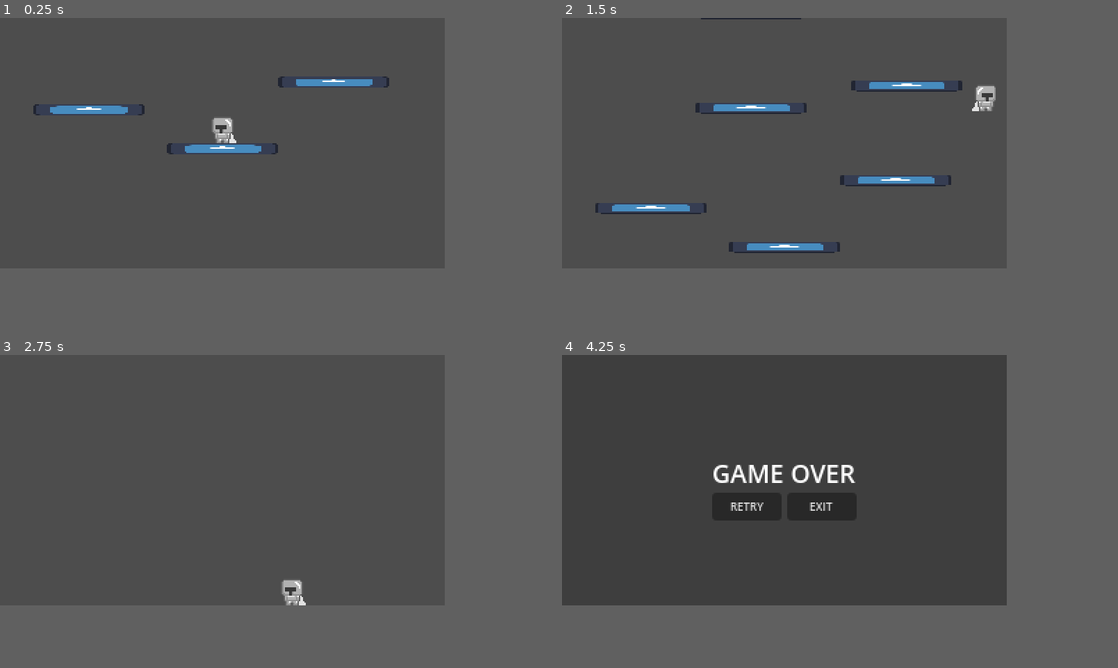
Above: before the commit, frames 1-4 (two rows, left to right).
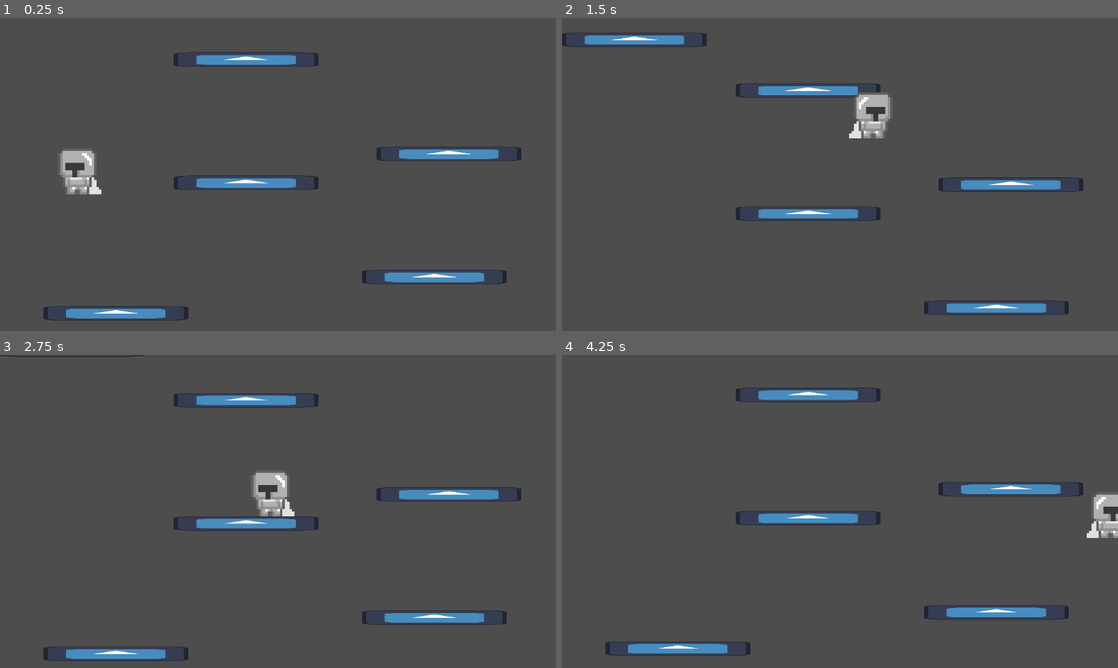
Above: after the commit, the same moments.

Repository: AdamRFaqih/ASE-Lab-GDC-Group-2-Intern-Project
Game: Godot game, scene res://scenes/TestLevel2.tscn
Two runs of this game, one before a commit and one after it. Both use one fixed random seed, a clock stepped at 60 frames per second and the inputs below. This scene is started directly instead of the project's main scene. The engine's default icon, where the game draws it, is replaced by a stand-in: a white triangle on a blue panel in a dark square.
Inputs:
- Up to frame 1 (0.25 s): no input
- Up to frame 2 (1.5 s): tap Enter (ui_accept) at 0.5, 0.6, 0.77, 1.07, 1.35 s; hold Right (ui_right) from 0.53 s (still down)
- Up to frame 3 (2.75 s): tap Enter (ui_accept) at 1.52, 1.82, 2.1 s; release Right (ui_right) at 2.03 s; hold Left (ui_left) from 2.03 s (still down)
- Up to frame 4 (4.25 s): release Left (ui_left) at 2.78 s; hold Right (ui_right) from 2.78 s (still down); tap Enter (ui_accept) at 2.85, 3.02, 3.32, 3.6, 3.77, 4.07 s
The window is 640x360 before the commit and 800x450 after it. Grey fills any space a smaller window leaves; there, only what the larger window draws over its background counts as a difference.

The runs differ from the first frame. In frame 1, 5.8% of the frame differs, in the area x 6-94%, y 10-97%; in frame 2, 6.6%, in the area x 0-94%, y 0-95%; in frame 3, 4.7%; in frame 4, 6.4%.

Commit message:
(ICT-29) Merged into ICT-27

Diff:
--- a/project.godot
+++ b/project.godot
@@ -25,10 +25,6 @@
 
 [display]
 
-window/size/viewport_width=320
-window/size/viewport_height=180
-window/size/window_width_override=1280
-window/size/window_height_override=720
 window/stretch/mode="viewport"
 
 [rendering]
--- a/scenes/Player.tscn
+++ b/scenes/Player.tscn
@@ -7,6 +7,7 @@
 size = Vector2(10, 19)
 
 [node name="TestPlayer" type="CharacterBody2D"]
+scale = Vector2(5, 5)
 script = ExtResource("1_ot1i5")
 
 [node name="Sprite2D" type="Sprite2D" parent="."]
--- a/scenes/TestLevel2.tscn
+++ b/scenes/TestLevel2.tscn
@@ -1,8 +1,9 @@
-[gd_scene load_steps=8 format=3 uid="uid://cyfklhg0l7pai"]
+[gd_scene load_steps=9 format=3 uid="uid://cyfklhg0l7pai"]
 
 [ext_resource type="Texture2D" uid="uid://c50ffyj31weia" path="res://icon.svg" id="1_b7ynh"]
 [ext_resource type="PackedScene" uid="uid://cph5ac4iotpv7" path="res://scenes/Player.tscn" id="2_m5sco"]
 [ext_resource type="Script" path="res://scripts/UI.gd" id="3_54h1n"]
+[ext_resource type="Script" path="res://scenes/player.gd" id="3_i4dny"]
 
 [sub_resource type="RectangleShape2D" id="RectangleShape2D_mxmpt"]
 size = Vector2(80, 8)
@@ -14,7 +15,7 @@
 normal = Vector2(-1, 0)
 
 [sub_resource type="LabelSettings" id="LabelSettings_2crdh"]
-font_size = 18
+font_size = 72
 
 [node name="Node" type="Node"]
 
@@ -22,6 +23,7 @@
 process_mode = 1
 
 [node name="Platforms" type="Node2D" parent="TestLevel2"]
+scale = Vector2(3.75, 3.75)
 
 [node name="StaticBody2D" type="StaticBody2D" parent="TestLevel2/Platforms"]
 position = Vector2(160, 156)
@@ -252,17 +254,18 @@
 shape = SubResource("WorldBoundaryShape2D_gopb6")
 
 [node name="StaticBody2D3" type="StaticBody2D" parent="TestLevel2/Borders"]
-position = Vector2(320, 180)
+position = Vector2(1152, 179)
 
 [node name="CollisionShape2D" type="CollisionShape2D" parent="TestLevel2/Borders/StaticBody2D3"]
 shape = SubResource("WorldBoundaryShape2D_x82c7")
 
 [node name="TestPlayer" parent="TestLevel2" instance=ExtResource("2_m5sco")]
 position = Vector2(160, 152)
+script = ExtResource("3_i4dny")
 
 [node name="Camera2D" type="Camera2D" parent="TestLevel2/TestPlayer"]
 limit_left = 0
-limit_right = 320
+limit_right = 1152
 position_smoothing_enabled = true
 position_smoothing_speed = 8.0
 
@@ -285,51 +288,48 @@
 grow_vertical = 2
 color = Color(0, 0, 0, 0.196078)
 
-[node name="HBoxContainer" type="HBoxContainer" parent="UI/CanvasLayer/GameOverScreen"]
-layout_mode = 1
-anchors_preset = -1
-anchor_left = 0.505
-anchor_top = 0.661
-anchor_right = 0.505
-anchor_bottom = 0.661
-offset_left = -41.6
-offset_top = -19.98
-offset_right = 38.4
-offset_bottom = 0.0199966
-grow_horizontal = 2
-grow_vertical = 2
-
-[node name="RetryButton" type="Button" parent="UI/CanvasLayer/GameOverScreen/HBoxContainer"]
-custom_minimum_size = Vector2(50, 0)
-layout_mode = 2
-size_flags_horizontal = 3
-theme_override_font_sizes/font_size = 8
-text = "RETRY"
-
-[node name="ExitButton" type="Button" parent="UI/CanvasLayer/GameOverScreen/HBoxContainer"]
-custom_minimum_size = Vector2(50, 0)
-layout_mode = 2
-size_flags_horizontal = 3
-theme_override_font_sizes/font_size = 8
-text = "EXIT"
-
-[node name="Label" type="Label" parent="UI/CanvasLayer/GameOverScreen"]
+[node name="VBoxContainer" type="VBoxContainer" parent="UI/CanvasLayer/GameOverScreen"]
 layout_mode = 1
 anchors_preset = 8
 anchor_left = 0.5
 anchor_top = 0.5
 anchor_right = 0.5
 anchor_bottom = 0.5
-offset_left = -56.0
-offset_top = -18.0
-offset_right = 56.0
-offset_bottom = 8.0
+offset_left = -52.0
+offset_top = -26.5
+offset_right = 52.0
+offset_bottom = 26.5
 grow_horizontal = 2
 grow_vertical = 2
+
+[node name="Label" type="Label" parent="UI/CanvasLayer/GameOverScreen/VBoxContainer"]
+layout_mode = 2
 text = "GAME OVER"
 label_settings = SubResource("LabelSettings_2crdh")
 horizontal_alignment = 1
 
+[node name="HBoxContainer" type="HBoxContainer" parent="UI/CanvasLayer/GameOverScreen/VBoxContainer"]
+layout_mode = 2
+
+[node name="RetryButton" type="Button" parent="UI/CanvasLayer/GameOverScreen/VBoxContainer/HBoxContainer"]
+custom_minimum_size = Vector2(50, 0)
+layout_mode = 2
+size_flags_horizontal = 3
+theme_override_font_sizes/font_size = 30
+text = "RETRY"
+
+[node name="ColorRect" type="ColorRect" parent="UI/CanvasLayer/GameOverScreen/VBoxContainer/HBoxContainer"]
+custom_minimum_size = Vector2(30, 0)
+layout_mode = 2
+color = Color(1, 1, 1, 0)
+
+[node name="ExitButton" type="Button" parent="UI/CanvasLayer/GameOverScreen/VBoxContainer/HBoxContainer"]
+custom_minimum_size = Vector2(50, 0)
+layout_mode = 2
+size_flags_horizontal = 3
+theme_override_font_sizes/font_size = 30
+text = "EXIT"
+
 [connection signal="die" from="TestLevel2/TestPlayer" to="UI" method="_on_test_player_die"]
-[connection signal="pressed" from="UI/CanvasLayer/GameOverScreen/HBoxContainer/RetryButton" to="UI" method="_on_retry_button_pressed"]
-[connection signal="pressed" from="UI/CanvasLayer/GameOverScreen/HBoxContainer/ExitButton" to="UI" method="_on_exit_button_pressed"]
+[connection signal="pressed" from="UI/CanvasLayer/GameOverScreen/VBoxContainer/HBoxContainer/RetryButton" to="UI" method="_on_retry_button_pressed"]
+[connection signal="pressed" from="UI/CanvasLayer/GameOverScreen/VBoxContainer/HBoxContainer/ExitButton" to="UI" method="_on_exit_button_pressed"]
--- /dev/null
+++ b/scenes/player.gd
@@ -0,0 +1,43 @@
+extends CharacterBody2D
+
+signal die
+
+@onready var sprite_2d = $Sprite2D
+@onready var timer = $Timer
+
+const SPEED = 500.0
+const JUMP_VELOCITY = -1200.0
+
+# Get the gravity from the project settings to be synced with RigidBody nodes.
+var gravity = ProjectSettings.get_setting("physics/2d/default_gravity")
+
+
+func _physics_process(delta):
+	# Add the gravity.
+	if not is_on_floor():
+		velocity.y += gravity * delta * 2.5
+
+	# Handle Jump.
+	if Input.is_action_just_pressed("ui_accept") and is_on_floor():
+		velocity.y = JUMP_VELOCITY
+
+	# Get the input direction and handle the movement/deceleration.
+	# As good practice, you should replace UI actions with custom gameplay actions.
+	var direction = Input.get_axis("ui_left", "ui_right")
+	if direction:
+		velocity.x = direction * SPEED
+	else:
+		velocity.x = move_toward(velocity.x, 0, SPEED)
+
+	animation(direction)
+
+	move_and_slide()
+
+func animation(direction):
+	if not direction: pass
+	else: sprite_2d.flip_h = direction > 0
+
+func _on_visible_on_screen_notifier_2d_screen_exited():
+	timer.start()
+	await timer.timeout
+	die.emit()
--- a/scripts/UI.gd
+++ b/scripts/UI.gd
@@ -18,4 +18,4 @@
 	get_tree().reload_current_scene()
 
 func _on_exit_button_pressed():
-	get_tree().quit()
+	get_tree().change_scene_to_file("res://scenes/main_menu.tscn")
